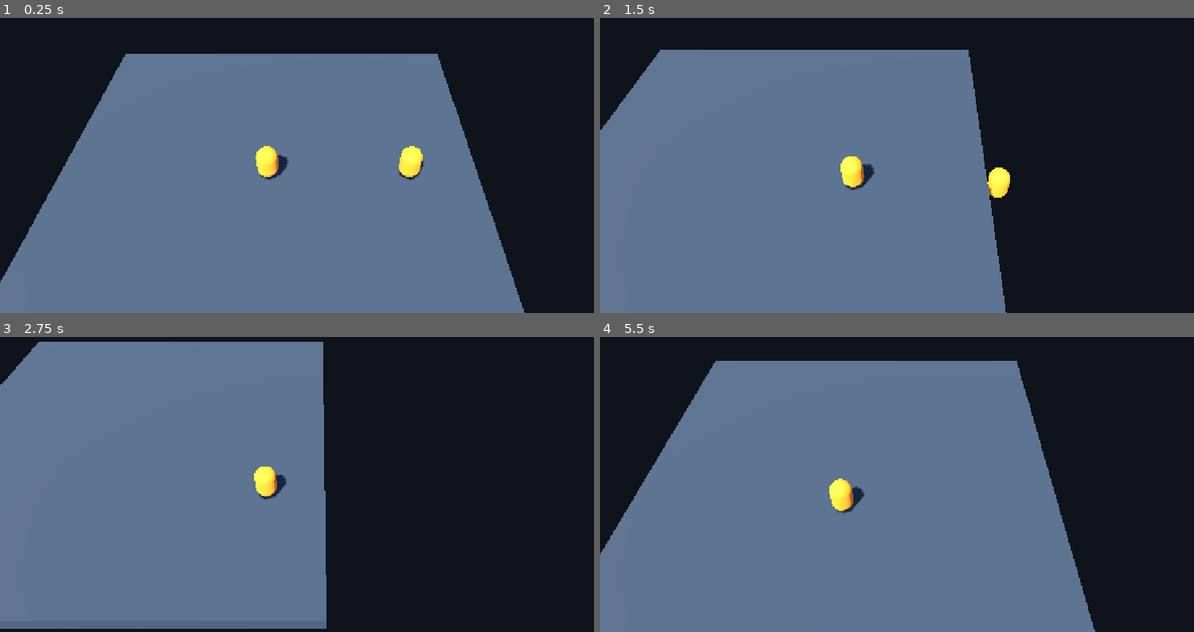
Above: before the commit, frames 1-4 (two rows, left to right).
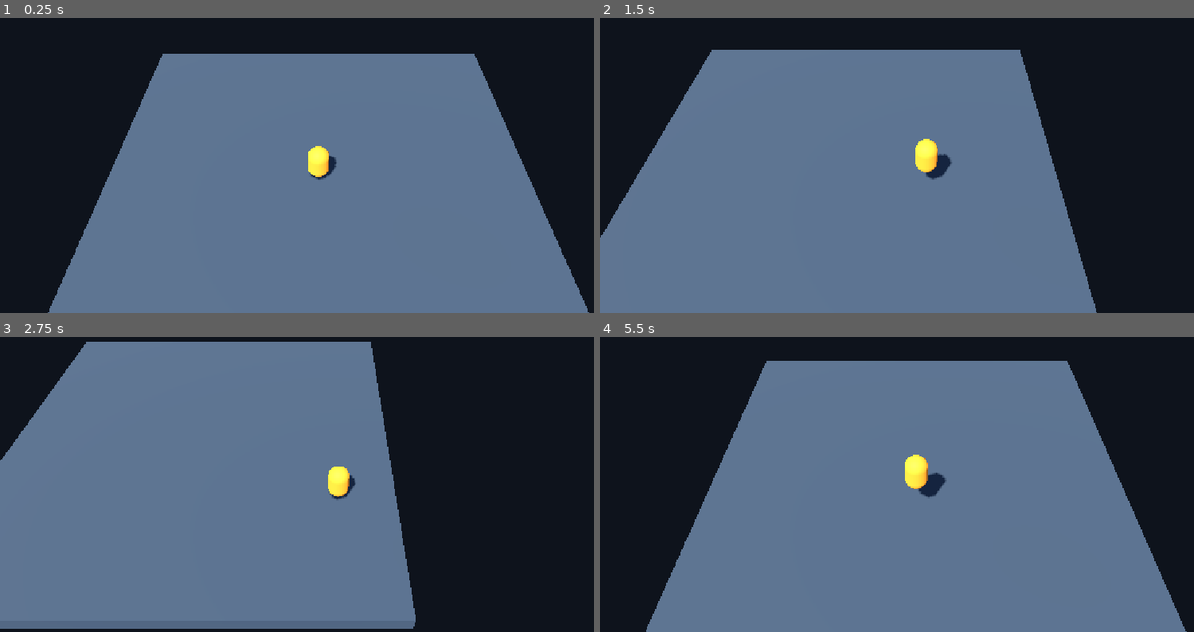
Above: after the commit, the same moments.

Repository: Lukasohgren/break-out-bear
Game: Godot game, scene res://scenes/main.tscn
The game is run twice, just before and just after one commit, with the same random seed, the same clock (stepped at 60 frames per second) and the same inputs.
Inputs:
- Up to frame 1 (0.25 s): no input
- Up to frame 2 (1.5 s): hold D (move_right) 0.53-1.28 s; tap Space (jump, bound only after the commit) at 0.6, 0.77, 1.07, 1.35 s; hold S (move_backward) from 1.28 s (still down)
- Up to frame 3 (2.75 s): tap Space (jump, bound only after the commit) at 1.52, 1.82, 2.1 s; release S (move_backward) at 2.03 s; hold D (move_right) from 2.03 s (still down)
- Up to frame 4 (5.5 s): release D (move_right) at 2.78 s; hold W (move_forward) 2.78-3.53 s; tap Space (jump, bound only after the commit) at 2.85, 3.02, 3.32, 3.6, 3.77, 4.07, 4.35, 4.52, 4.82, 5.1 s; hold A (move_left) 3.53-5.03 s; hold S (move_backward) from 5.03 s (still down)

The runs differ from the first frame. In frame 1, 16% of the frame differs, in the area x 0-100%, y 12-100%; in frame 2, 16%; in frame 3, 14%; in frame 4, 22%, in the area x 0-99%, y 8-100%.

Commit message:
Implement grounded player jumping

Diff:
--- a/player/player.gd
+++ b/player/player.gd
@@ -8,6 +8,10 @@
 ## Maximum turning speed in degrees per second. The player's forward axis is -Z.
 @export_range(0.0, 1080.0, 10.0, "or_greater", "suffix:deg/s")
 var rotation_speed: float = 540.0
+
+@export_group("Jumping")
+@export_range(0.0, 10.0, 0.1, "or_greater", "suffix:m/s")
+var jump_velocity: float = 3.0
 
 @export_group("Gravity")
 @export_range(0.0, 50.0, 0.1, "or_greater", "suffix:m/s²")
@@ -32,6 +36,8 @@
 
 	if is_on_floor():
 		velocity.y = 0.0
+		if Input.is_action_just_pressed("jump"):
+			velocity.y = jump_velocity
 	else:
 		velocity.y = maxf(velocity.y - gravity * delta, -maximum_fall_speed)
 
--- a/project.godot
+++ b/project.godot
@@ -42,6 +42,11 @@
 "events": [Object(InputEventKey,"resource_local_to_scene":false,"resource_name":"","device":16,"window_id":0,"alt_press …(190 unchanged characters)…
 ]
 }
+jump={
+"deadzone": 0.2,
+"events": [Object(InputEventKey,"resource_local_to_scene":false,"resource_name":"","device":16,"window_id":0,"alt_pressed":false,"shift_pressed":false,"ctrl_pressed":false,"meta_pressed":false,"pressed":false,"keycode":0,"physical_keycode":32,"key_label":0,"unicode":0,"location":0,"echo":false,"script":null)
+]
+}
 
 [physics]
 
--- a/scenes/main.tscn
+++ b/scenes/main.tscn
@@ -39,10 +39,6 @@
 [node name="Player" parent="." unique_id=395010145 node_paths=PackedStringArray("movement_camera") instance=ExtResource("1_player")]
 movement_camera = NodePath("../CameraRig/Camera3D")
 
-[node name="Player2" parent="." unique_id=1619146144 node_paths=PackedStringArray("movement_camera") instance=ExtResource("1_player")]
-transform = Transform3D(1, 0, 0, 0, 1, 0, 0, 0, 1, 2, 0, 0)
-movement_camera = NodePath("../CameraRig/Camera3D")
-
 [node name="WorldEnvironment" type="WorldEnvironment" parent="." unique_id=1158593214]
 environment = SubResource("Environment_composition")
 
